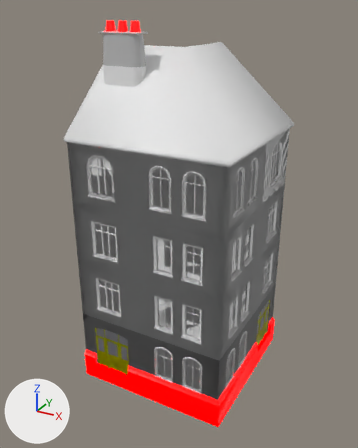
The Blender file rnc_source_files/Apartments/Variant1/Cube9/rnc_apt_v1_c9_c1_f4.blend: old version first, new version second.
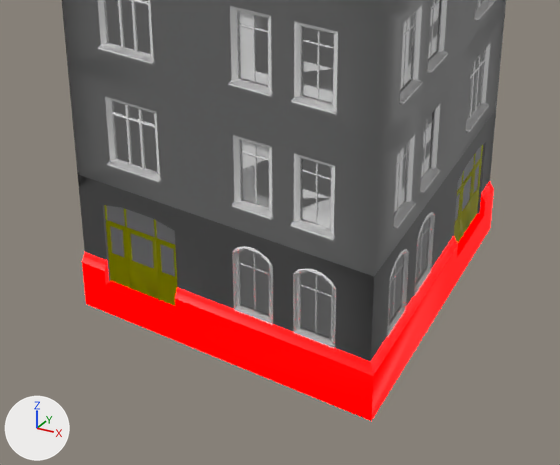
Each version is shown whole from a 50 mm lens placed at (12.7, -23.8, 20.4), pointed at (-0.1, -0.5, 8.8), then close up on the part from 13% to 85% of the width and 52% to 100% of the height. Arrows for +X, +Y and +Z are at lower left; the lights stay in place.

In view in the first close-up: '1_Frame_Ground-Floor', '1_Upper-Floors', '1_Upper-Window-C2', '2_Frame_Ground-Floor', '2_Upper-Floors', '3_Door_Ground-Floor', '3_Frame_Ground-Floor', '3_Upper-Floors', '3_Upper-Window-C1', '3_Upper-Window-C2', '3_WindowsBroken _Ground-Floor'.
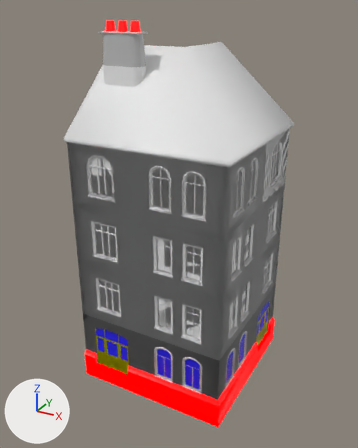
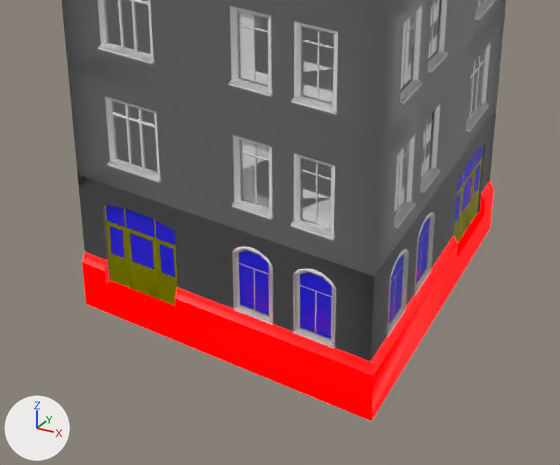
The change in detail:
Object 'FireGeo_Windows_Ground-Floor' (ob_firegeo_windows_ground_floor) is now shown.

Changed parts and their boxes [x1, y1, x2, y2] in the close-ups (560 x 465 px):
'FireGeo_Windows_Ground-Floor', shown (blue): after [106, 145, 483, 339]
'3_WindowsBroken _Ground-Floor', unchanged, covered by the edit: before [106, 146, 482, 338]
